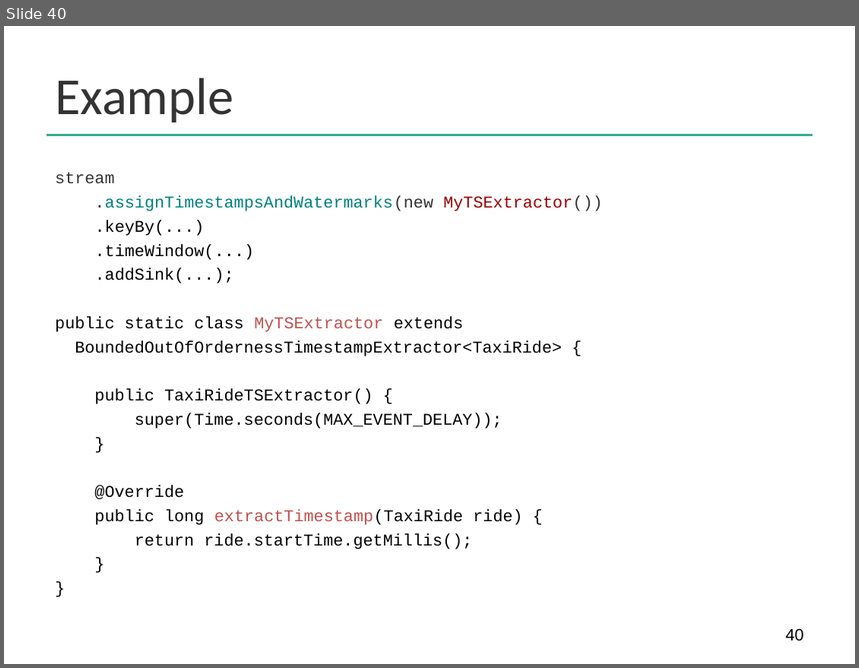
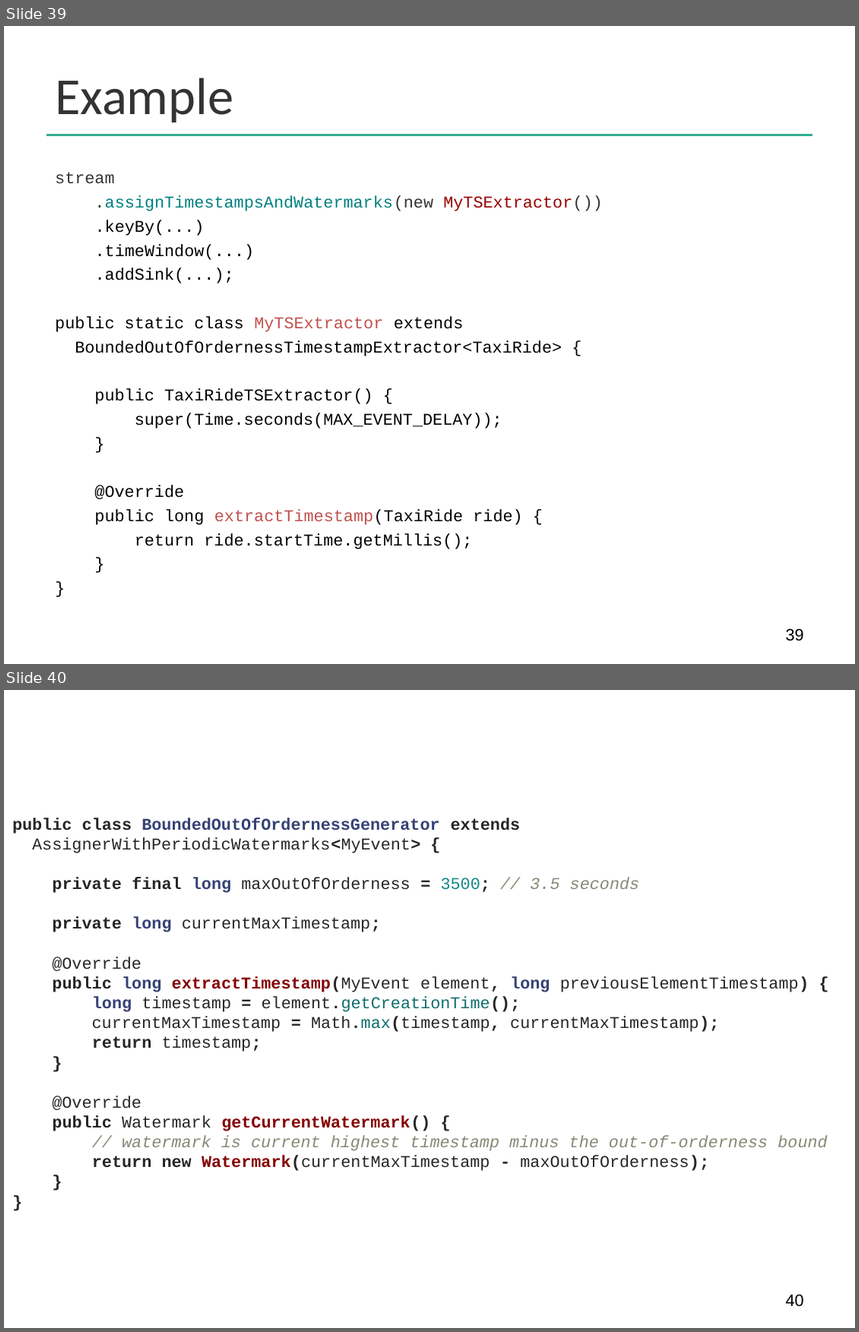
Before and after one commit to dataArtisans/flink-training-web, a slide deck: slides/flink_stream_windows.pptx. Shown one above the other, each under a label of ours: slide 40 before the commit, slides 39 and 40 after it. The pictures are 859x668 and 859x1332 pixels, drawn with LibreOffice and Linux fonts; fonts in the diff are those of the drawing; background and template pictures are left out. Boxes give left, top, right and bottom in pixels: in the first picture for what was removed or moved away, otherwise in the second. Text is boxed around its words. In the diff, an @@ line names an element or a change of style, - is before the commit and + after.

```diff
--- a/slides/flink_stream_windows.pptx
+++ b/slides/flink_stream_windows.pptx
@@ slide 40 added at bbox=[4, 690, 855, 1328], background #FFFFFF @@
@@ text added at bbox=[12, 818, 827, 1171], 14 pt, text #262626 @@
+public class BoundedOutOfOrdernessGenerator extends
+AssignerWithPeriodicWatermarks<MyEvent> {
+private final long maxOutOfOrderness = 3500; // 3.5 seconds
+private long currentMaxTimestamp;
+@Override
+public long extractTimestamp(MyEvent element, long previousElementTimestamp) {
+long timestamp = element.getCreationTime();
+currentMaxTimestamp = Math.max(timestamp, currentMaxTimestamp);
+return timestamp;
+}
+@Override
+public Watermark getCurrentWatermark() {
+// watermark is current highest timestamp minus the out-of-orderness bound
+return new Watermark(currentMaxTimestamp - maxOutOfOrderness);
+}
+}
@@ page number added at bbox=[786, 1294, 804, 1307], 14 pt, text #000000 @@
+40
@@ what was slide 40 is now slide 39 @@
@@ page number at bbox=[786, 629, 804, 642]: text changed @@
-40
+39
```
Also in this commit, not shown: 9 slides changed, 3 other slides added, 21 other files.
